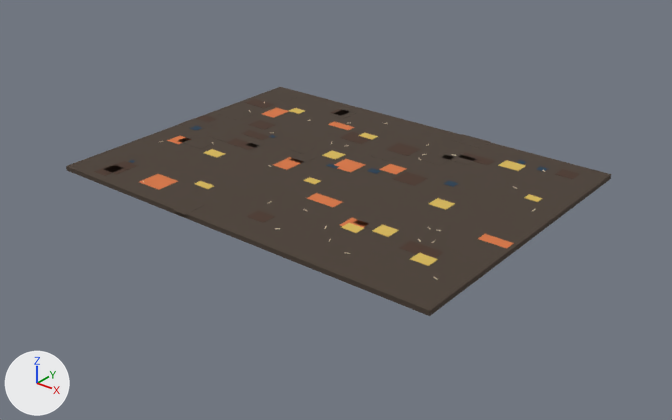
Two versions of the glTF model client/assets/warren_floor.glb, one commit apart.
Rendered twice from a 50 mm lens placed at (56.1, -70.2, 38.9), pointed at (1.1, -1.4, -3.8). The axes (+X, +Y, +Z) are drawn at lower left. The lights are the same throughout. The first picture is the older version. Vertices at exactly the same position are counted once.

Objects in the first picture: 'earth'.
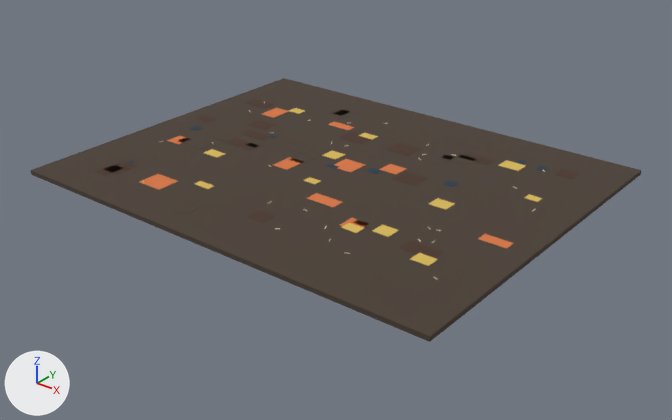
Scene script edits in JSON lines:
```json
{"block": "me_earth", "where": "# used by ob_earth; location = (0.0, 0.0, -0.25)"}
{"op": "remove", "block": "me_earth", "code": "me_earth.from_pydata(...)  # 728 vertices, 1092 faces; spans x -23.0..23.0, y -17.2..17.2, z -0.2..0.3"}
{"op": "add", "block": "me_earth", "code": "me_earth.from_pydata(...)  # 728 vertices, 1092 faces; spans x -25.0..25.0, y -20.0..20.0, z -0.2..0.3"}
{"block": "me_earth", "change": "me_earth part 1: the loose piece of 8 vertices spanning x -23.0..23.0, y -17.0..17.0, z -0.2..0.2 is scaled about its middle by (1.09, 1.18, 1)"}
```

Boxes [x1, y1, x2, y2] around the edits, measured in the pictures (672 x 420 px):
```json
{"object": "earth", "change": "reshaped", "before": [66, 87, 611, 316], "after": [31, 78, 641, 342], "on screen": "12% wider, 15% taller"}
```
